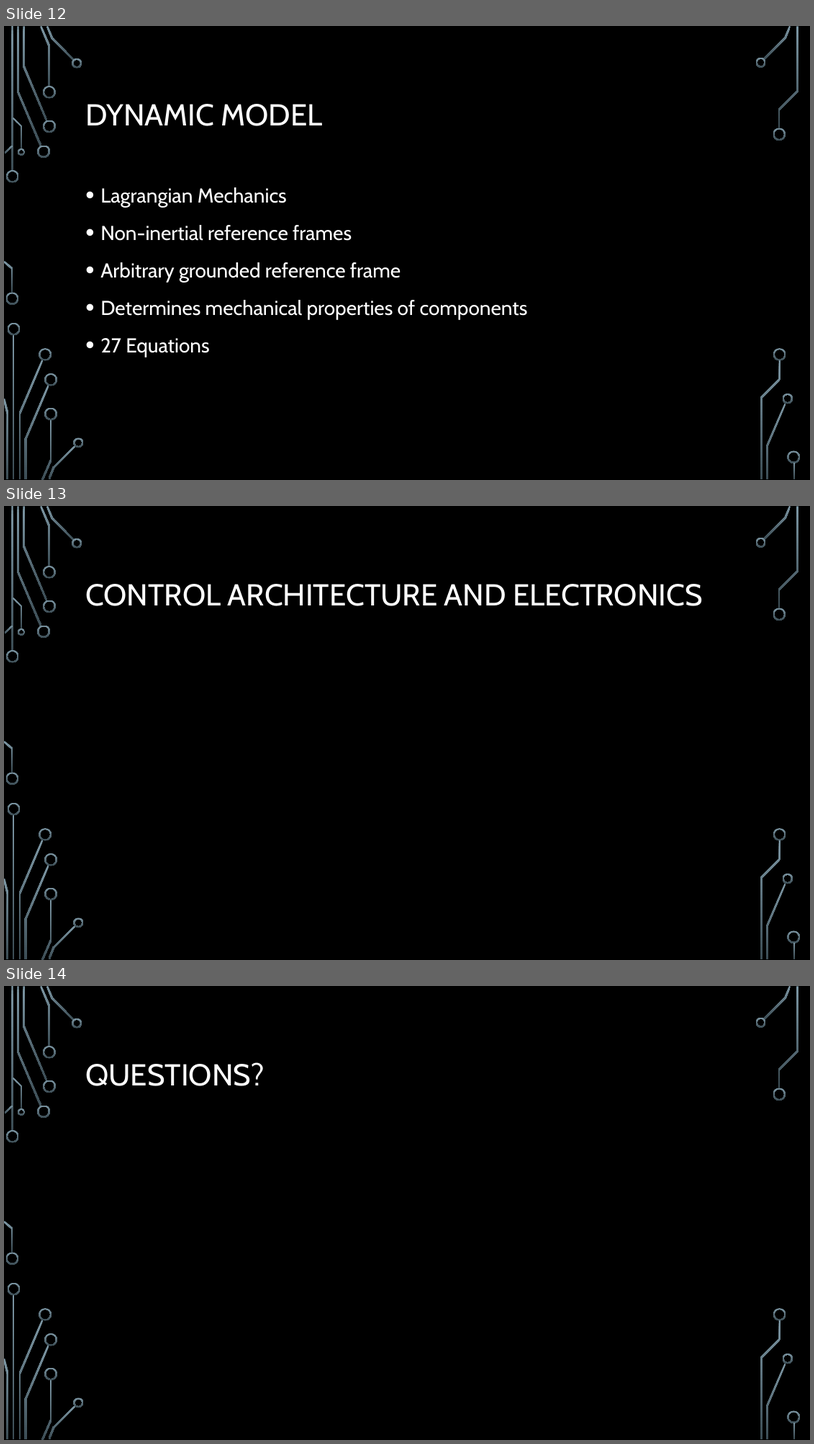
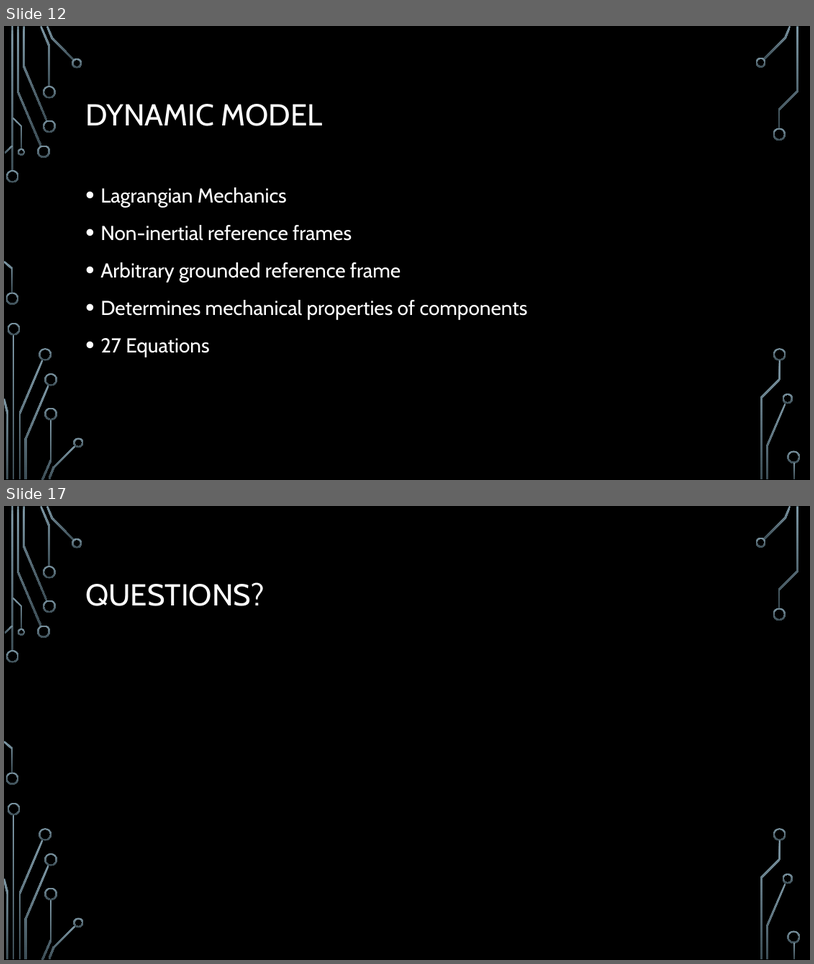
Before and after one commit to Logiant/AgileRoboticControls, a slide deck: Design Powerpoint.pptx. Shown one above the other, each under a label of ours: slides 12, 13 and 14 before the commit, slides 12 and 17 after it; the slides between them are not shown. The pictures are 814x1444 and 814x964 pixels, drawn with LibreOffice and Linux fonts; fonts in the diff are those of the drawing; background and template pictures are left out. Boxes give left, top, right and bottom in pixels: in the first picture for what was removed or moved away, otherwise in the second. Text is boxed around its words. In the diff, an @@ line names an element or a change of style, - is before the commit and + after.

Commit message:
Powerpoint, TODO List, Memo4
Powerpoint controls and software slides added

TODO list (color updated)

Memo 4 Goals removed since they have not been decided.

```diff
--- a/Design Powerpoint.pptx
+++ b/Design Powerpoint.pptx
@@ slide 13 removed at [4, 506, 810, 960], background picture (left out); not listed: 36 template elements that a slide beside it also shows @@
@@ title removed at [85, 584, 703, 606] @@
-CONTROL ARCHITECTURE AND ELECTRONICS
@@ what was slide 14 is now slide 17 @@
```
Also in this commit, not shown: 4 slides added, 2 other files.
